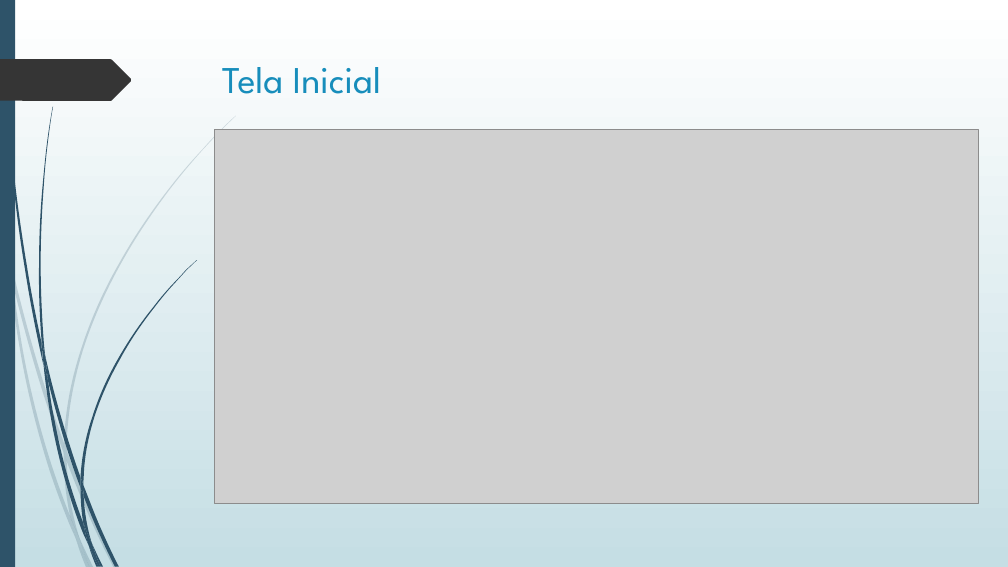
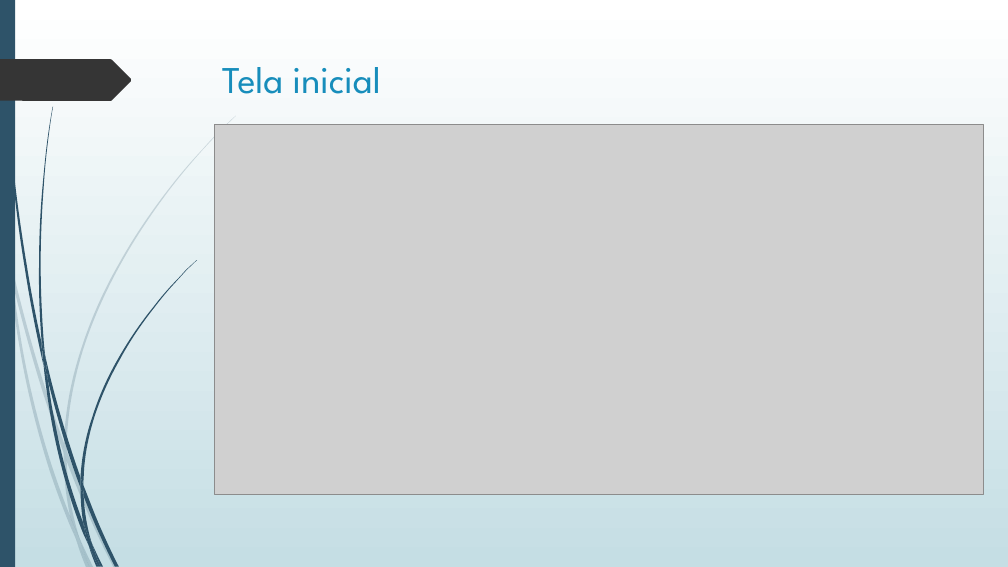
Before and after one commit to lucasklein/Rent-and-Ride, a slide deck: slide 7 of Slides.pptx (slide 5 before the commit). Drawn at 1008x567 pixels with LibreOffice and Linux fonts; fonts in the diff are those of the drawing; grey boxes stand for pictures. Boxes give left, top, right and bottom in pixels: in the first picture for what was removed or moved away, otherwise in the second. Text is boxed around its words. In the diff, an @@ line names an element or a change of style, - is before the commit and + after.

```diff
--- a/Slides.pptx
+++ b/Slides.pptx
@@ title at (222,67,381,94): text changed @@
-Tela Inicial
+Tela inicial
@@ picture: place and size @@
-picture at (215,129,979,504)
+picture at (215,124,984,494)
```
Also in this commit, not shown: 3 other slides changed, 6 slides added, 1 slide removed, 11 other files.
